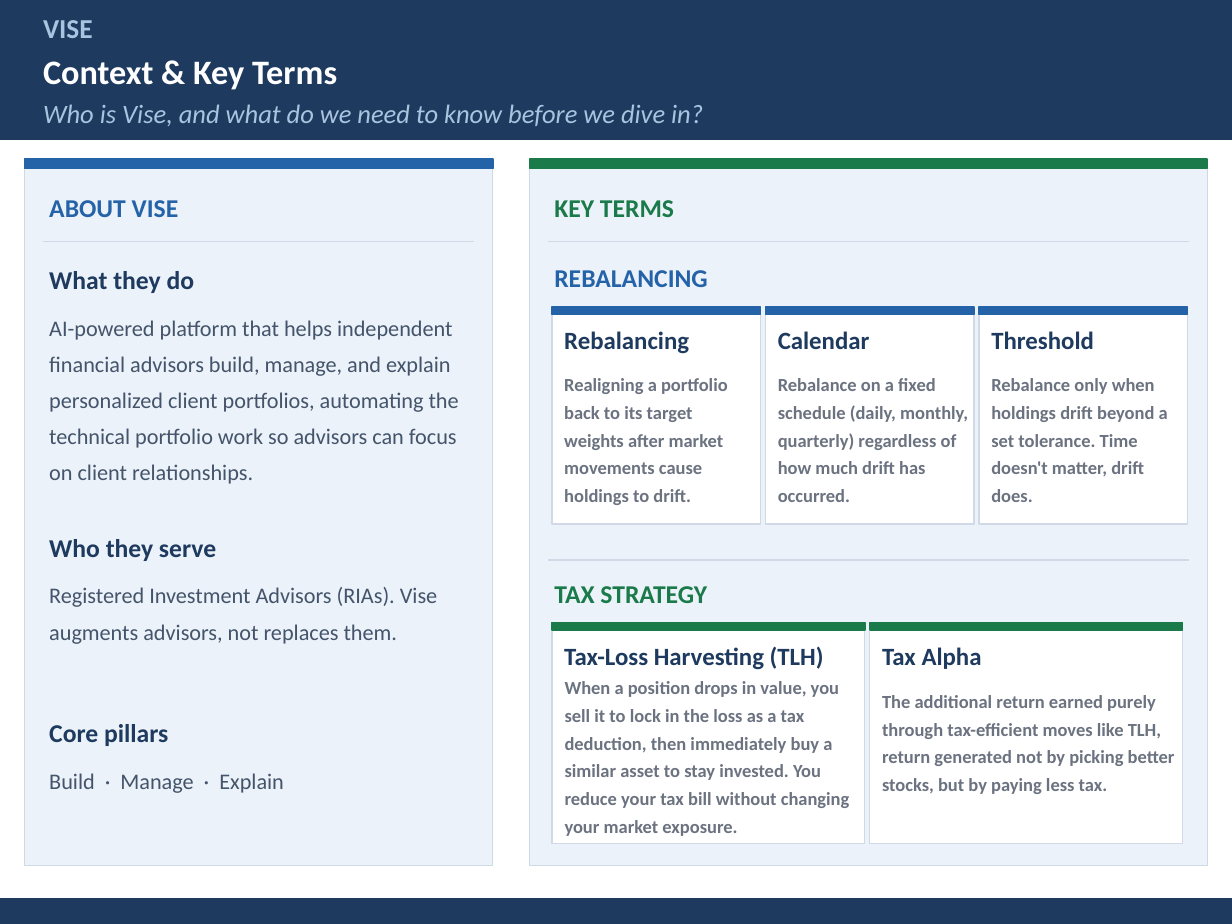
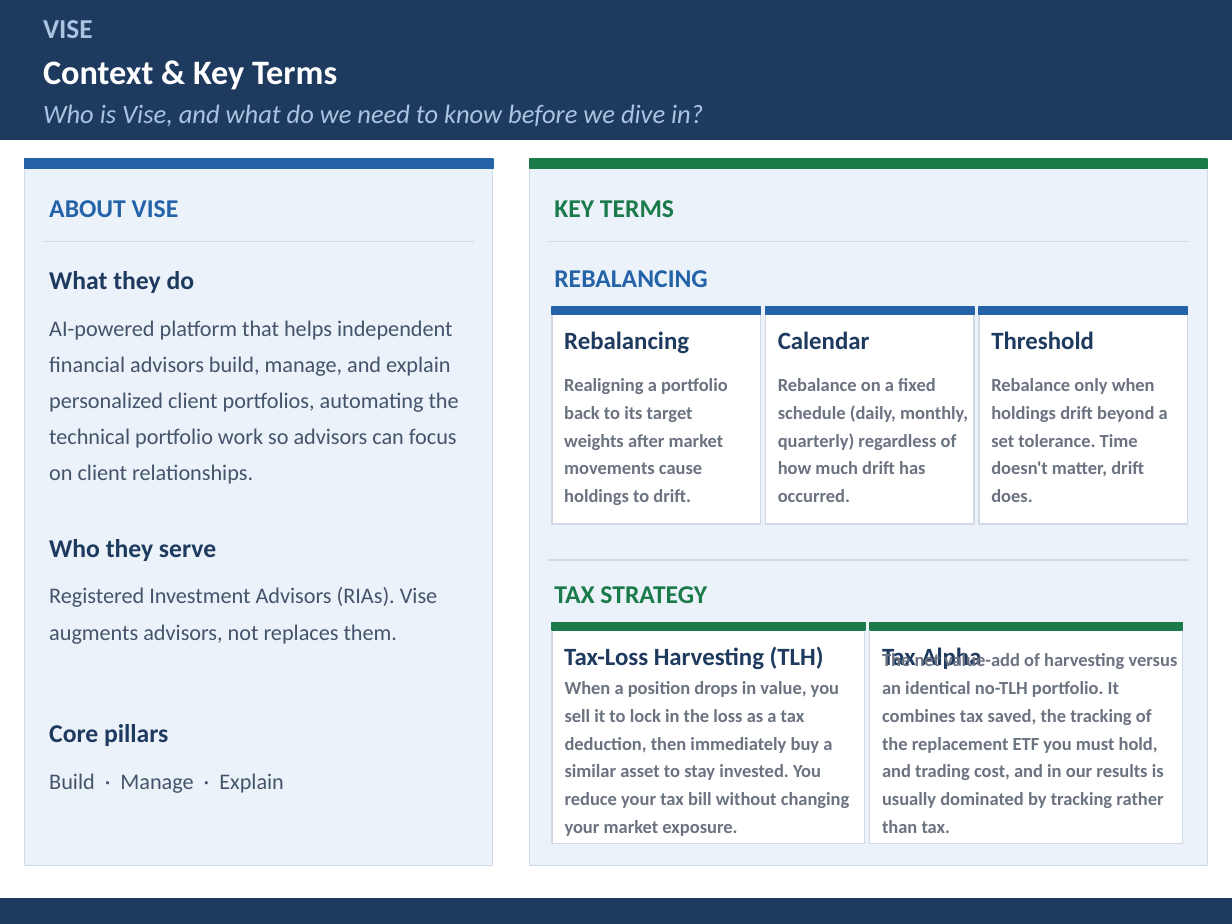
Before and after one commit to NathanArimilli24/portfolio-tlh-optimizer, a slide deck: slide 2 of report/Vise_Presentation_Slides.pptx. Drawn at 1232x924 pixels with LibreOffice and Linux fonts; fonts in the diff are those of the drawing. Boxes give left, top, right and bottom in pixels: in the first picture for what was removed or moved away, otherwise in the second. Text is boxed around its words. In the diff, an @@ line names an element or a change of style, - is before the commit and + after.

Commit message:
Rewrite engine docs to match live engine; reframe slides to net value-add; polish

```diff
--- a/report/Vise_Presentation_Slides.pptx
+++ b/report/Vise_Presentation_Slides.pptx
@@ text at bbox=[882, 651, 1178, 808]: text changed @@
-The additional return earned purely through tax-efficient moves like TLH, return generated not by picking better stocks, but by paying less tax.
+The net value-add of harvesting versus an identical no-TLH portfolio. It combines tax saved, the tracking of the replacement ETF you must hold, and trading cost, and in our results is usually dominated by tracking rather than tax.
```
Also in this commit, not shown: 6 other slides changed, 10 other files.
